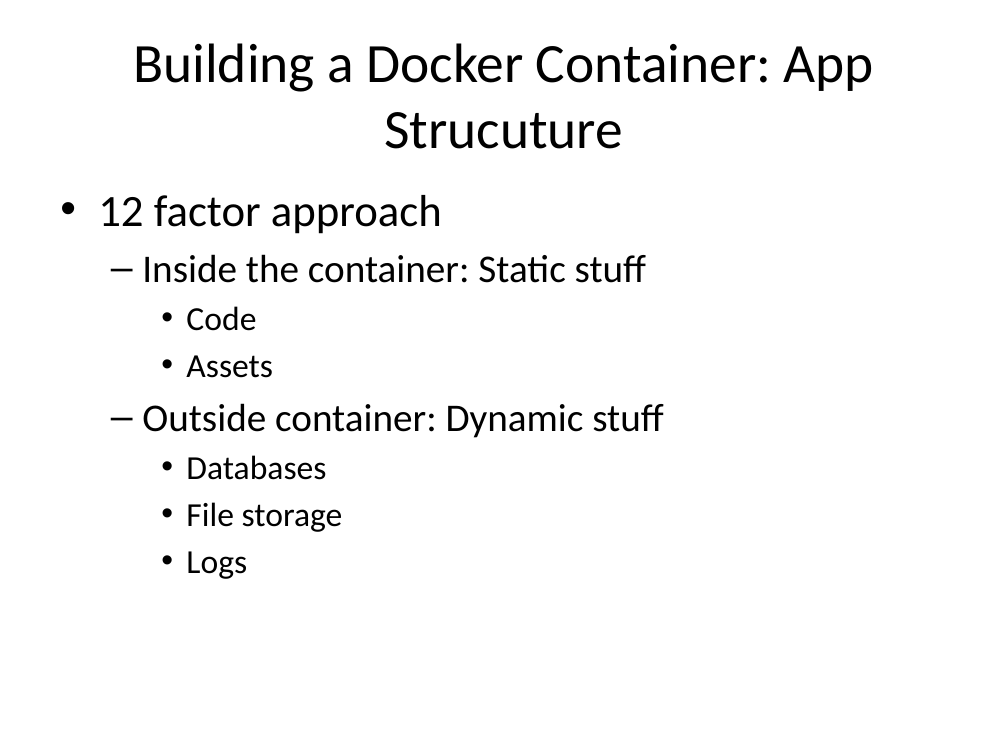
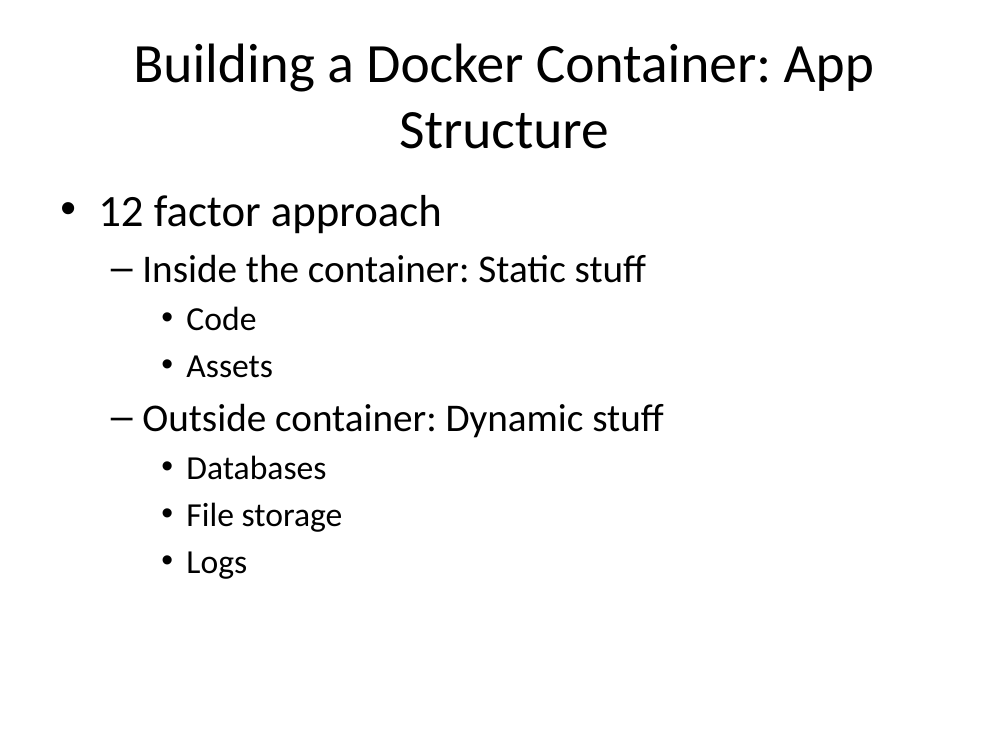
Before and after one commit to AndrewSwerlick/docker-talk, a slide deck: slide 13 of slides.pptx. Drawn at 1008x756 pixels with LibreOffice and Linux fonts; fonts in the diff are those of the drawing. Boxes give left, top, right and bottom in pixels: in the first picture for what was removed or moved away, otherwise in the second. Text is boxed around its words. In the diff, an @@ line names an element or a change of style, - is before the commit and + after.

Commit message:
fixing typos in deck

```diff
--- a/slides.pptx
+++ b/slides.pptx
@@ title at [133,43,874,149]: text changed @@
-Building a Docker Container: App Strucuture
+Building a Docker Container: App Structure
```
